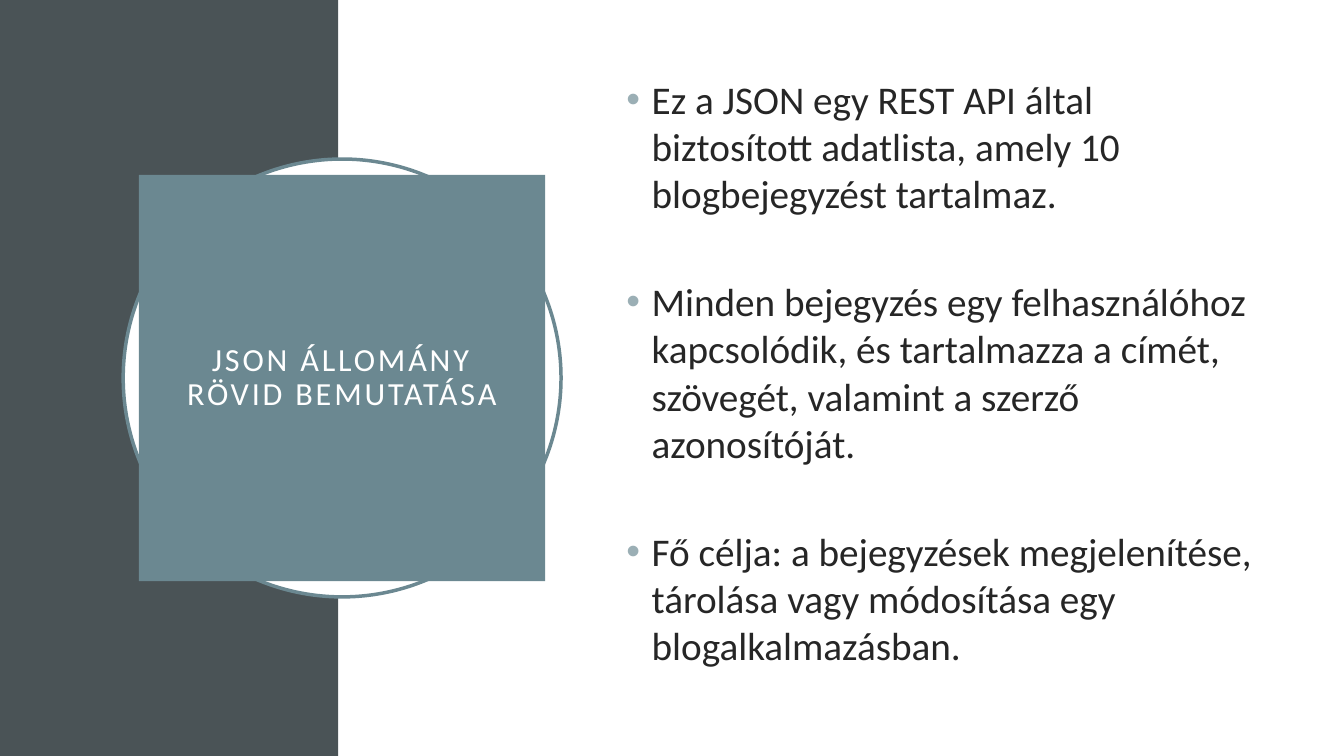
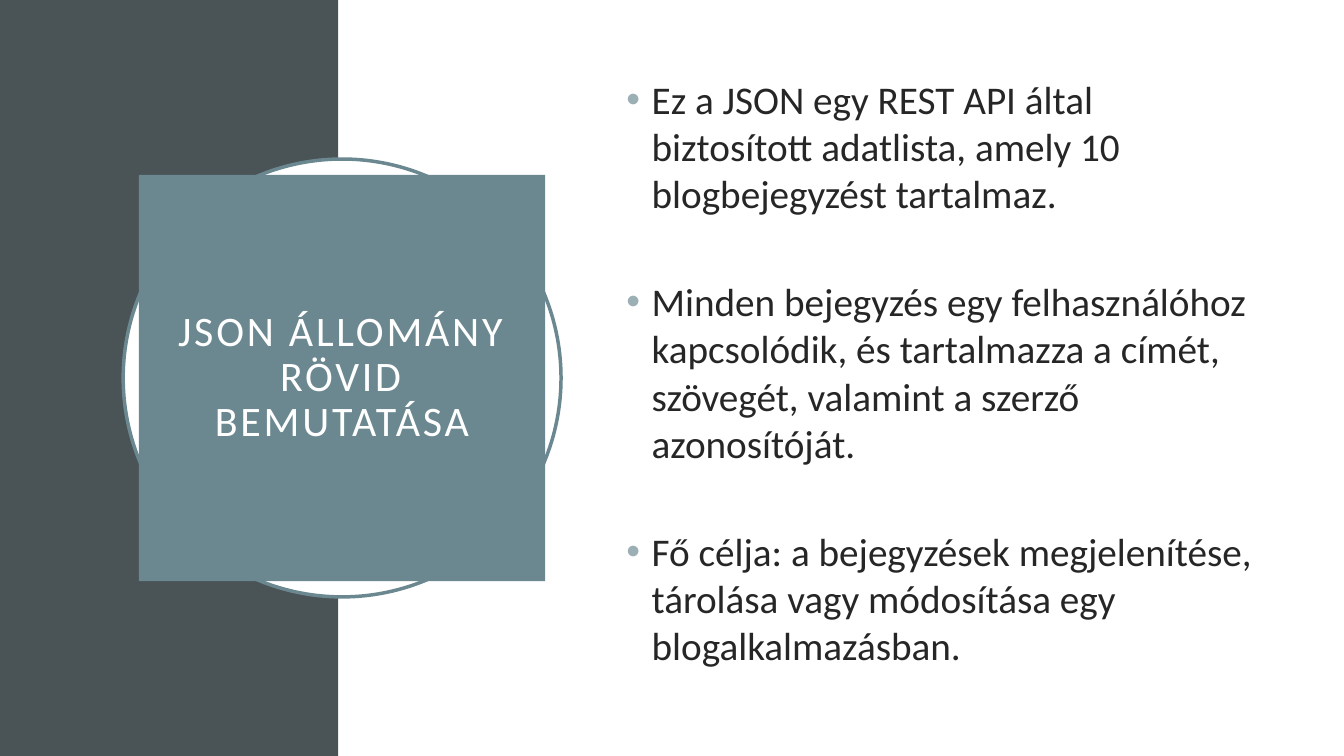
Before and after one commit to Robinhood0123/TothRobert-05-16, a slide deck: slide 2 of PPT/REST API.pptx. Drawn at 1344x756 pixels with LibreOffice and Linux fonts; fonts in the diff are those of the drawing. Boxes give left, top, right and bottom in pixels: in the first picture for what was removed or moved away, otherwise in the second. Text is boxed around its words. In the diff, an @@ line names an element or a change of style, - is before the commit and + after.

```diff
--- a/PPT/REST API.pptx
+++ b/PPT/REST API.pptx
@@ title "JSON ÁLLOMÁNY RÖVID BEMUTATÁSA" at [139,175,545,582]: size 23 to 30 pt @@
```
Also in this commit, not shown: 4 other slides changed, 1 other file.
